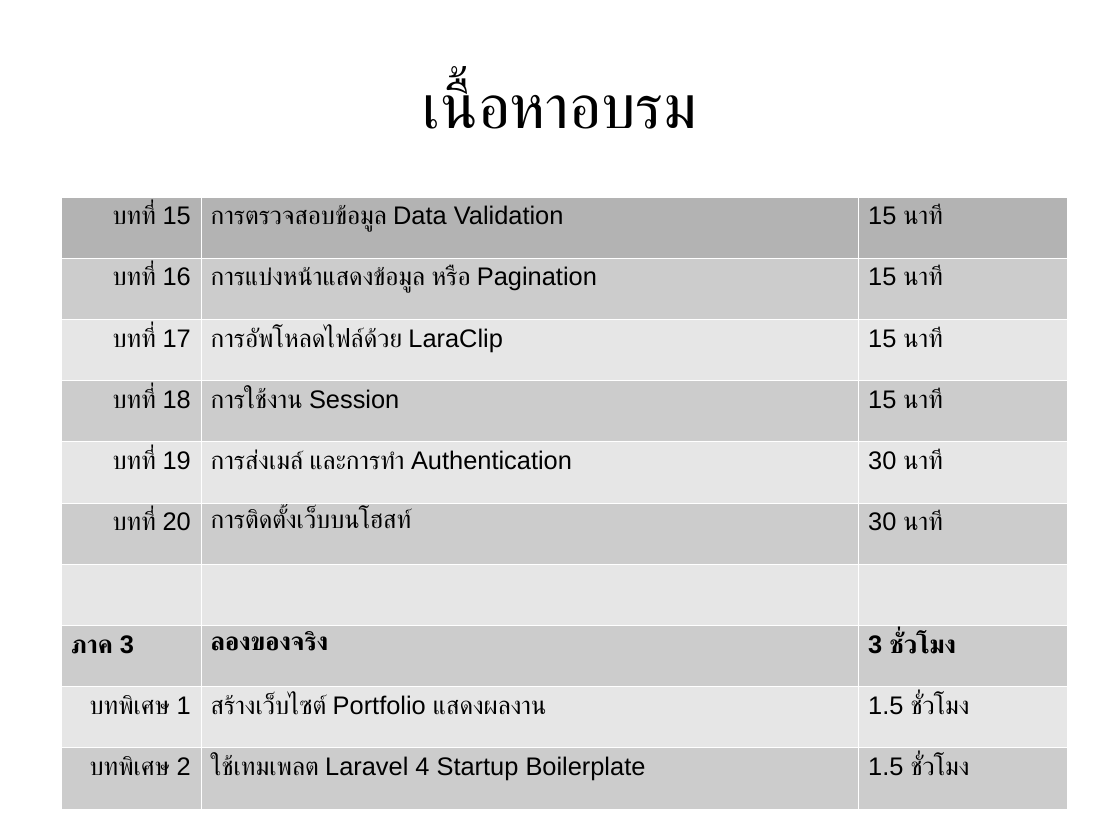
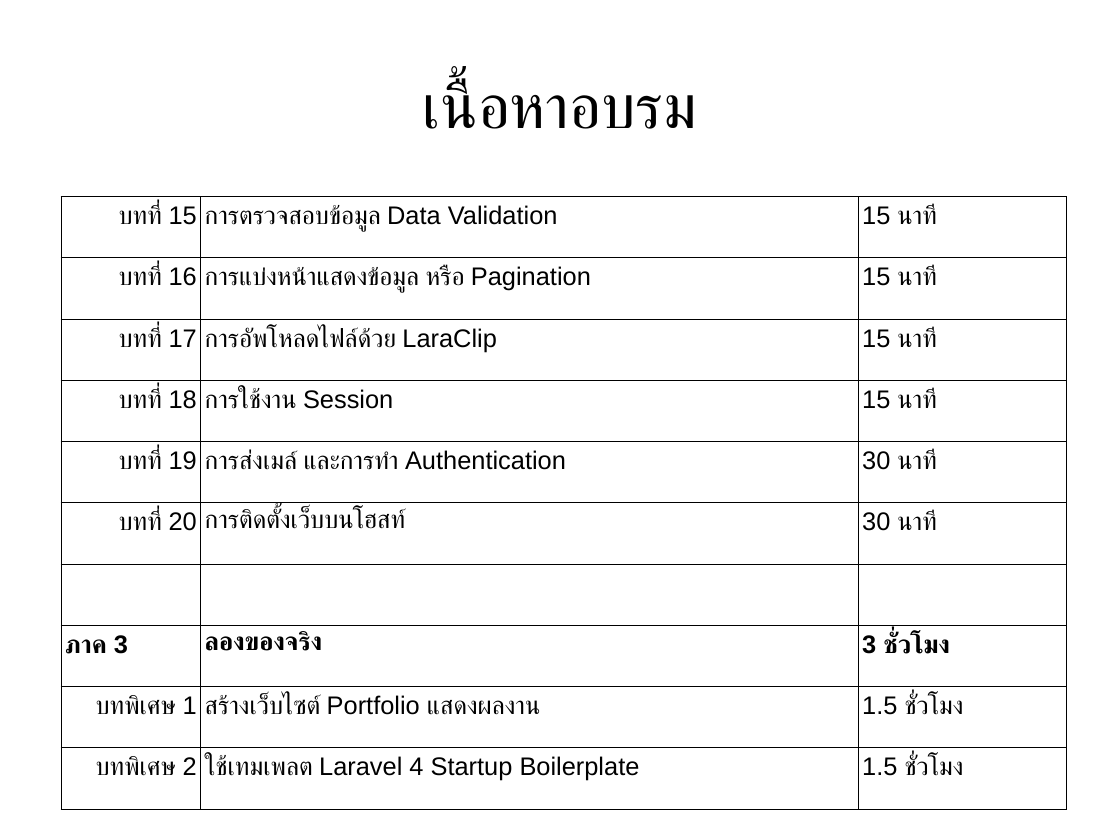
Before and after one commit to expstudio/Laravel-Course-Material, a slide deck: slide 7 of slide course.odp (slide 6 before the commit). Drawn at 1120x840 pixels with LibreOffice and Linux fonts; fonts in the diff are those of the drawing. Boxes give left, top, right and bottom in pixels: in the first picture for what was removed or moved away, otherwise in the second. Text is boxed around its words. In the diff, an @@ line names an element or a change of style, - is before the commit and + after.

```diff
--- a/slide course.odp
+++ b/slide course.odp
@@ table at box(61, 197, 1067, 810) @@
@@ fill #B3B3B3 to none in row 1 @@
@@ fill #CCCCCC to none in 15 cells @@
@@ fill #E6E6E6 to none in 9 cells @@
@@ borders changed @@
```
Also in this commit, not shown: 4 other slides changed, 26 slides added, 2 other files.
